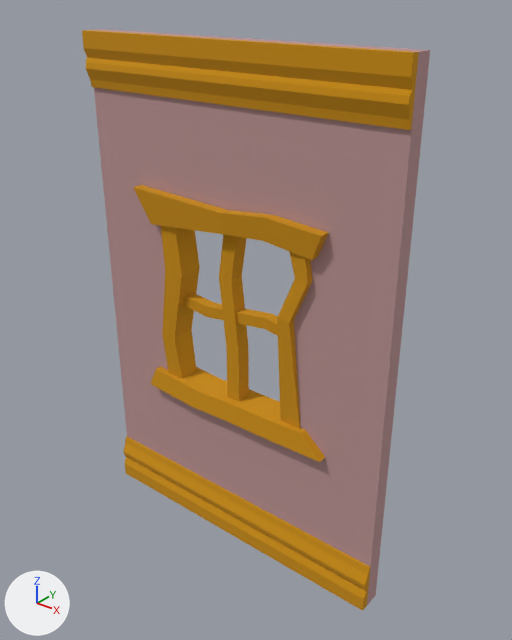
The FBX model ArtAssets/Environment/SM_WindowTile_2M.fbx: old version first, new version second.
Rendered twice from a camera (50 mm lens) standing at (2.36, -2.82, 3.27) and looking at (0.08, 0.03, 1.51). Arrows for +X, +Y and +Z are at lower left; the lights stay in place. The picture after the commit comes second. Where no turn or scale is listed for an object, it has been applied to the vertices. Vertices at exactly the same position are counted once.

Objects in the first picture: 'SM_WindowTile_2M'.
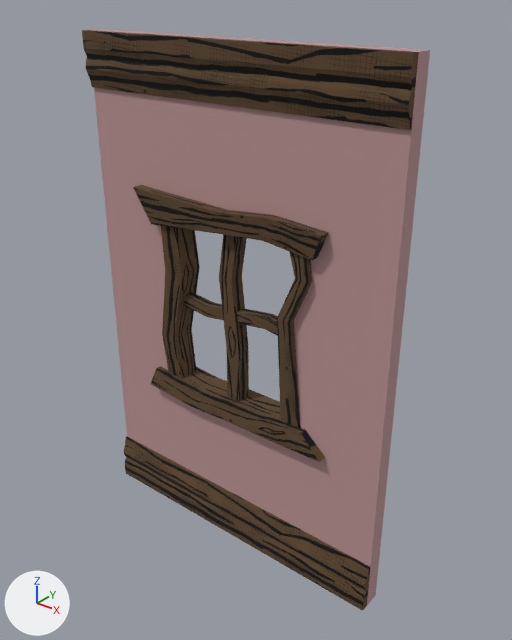
Boxes (x1, y1, x2, y2) around the edits, measured in the pictures (512 x 640 px):
'SM_WindowTile_2M', recoloured, surface changed (orange to brown)
    both: (82, 29, 422, 611)
part 1 of me_mesh, recoloured (orange to brown)
    both: (82, 30, 419, 611)
part 2 of me_mesh, surface changed (darker)
    both: (82, 30, 415, 611)

What the commit changed:
Picture 'T_WoodTrimSheet_Diffuse.png' (img_t_woodtrimsheet_diffuse_png) is new.
Material 'TrimSheet_Wood' (mat_trimsheet_wood) is new.
Its texture is img_t_woodtrimsheet_diffuse_png.
Its roughness is 1.0.
me_mesh has 216 vertices, 171 faces and spans x -1.0..1.0, y -0.16..0.08, z 0.0..3.0.
me_mesh is used by ob_sm_windowtile_2m; location (0.0, 0.0, 0.0).
me_mesh part 1: all 119 faces that had it switch from mat_trimsheet (orange #ce9000) to mat_trimsheet_wood (picture img_t_woodtrimsheet_diffuse_png).
me_mesh part 2: texture (UV) coordinates of 119 of 171 faces, centred in x -0.76..0.76, y -0.16..0.07, z 0.05..3.0, changed; they spanned u 0.0..1.0, v 0.0..1.5 and now span u -1.32..1.0, v 0.0..1.5.
